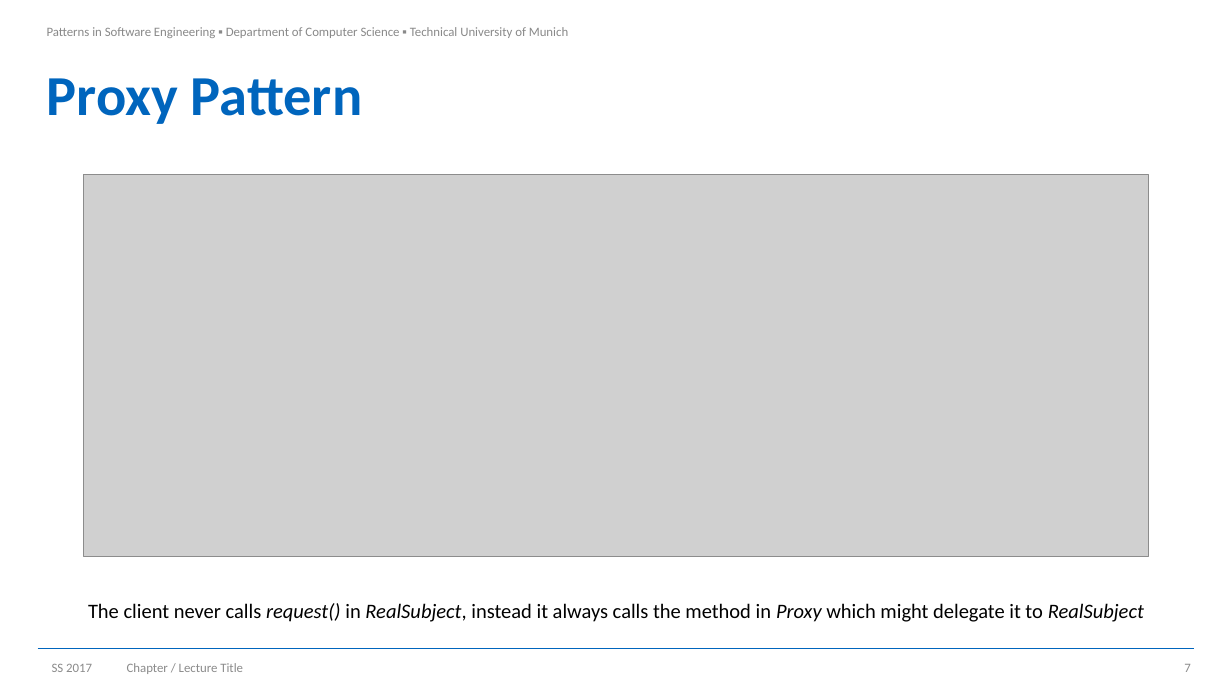
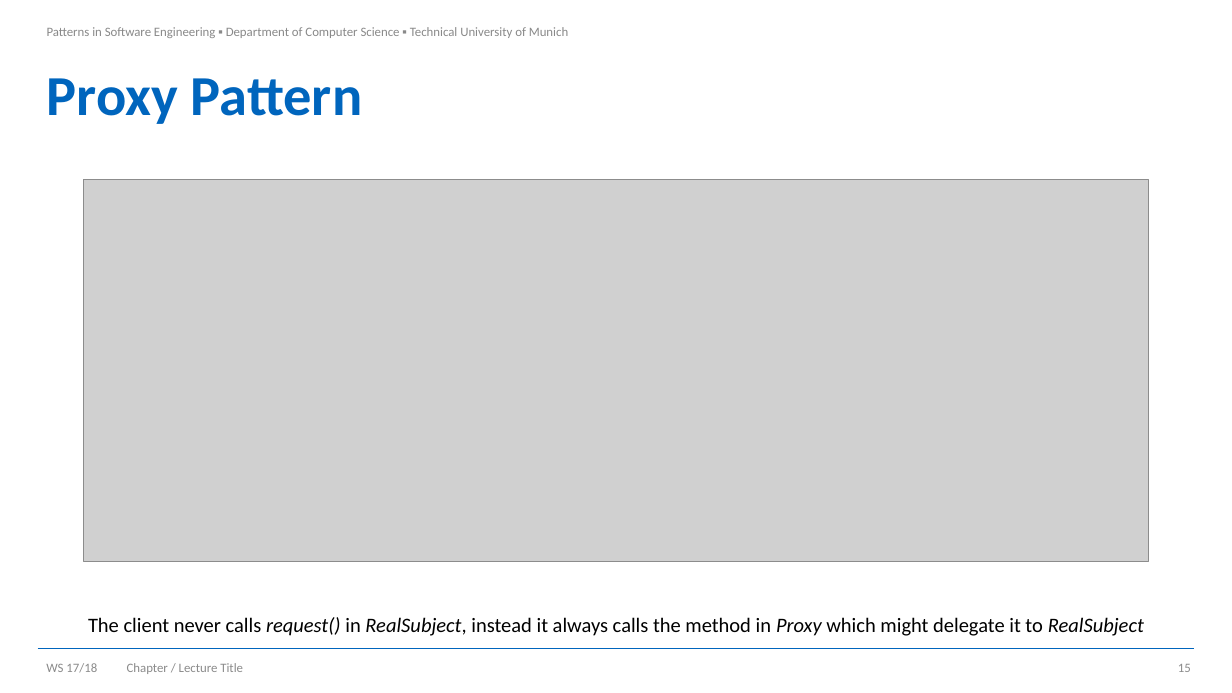
Before and after one commit to Brucknem-TUMProjects/pattern-in-software-engineering-summary, a slide deck: slide 15 of Record_cards/cards.pptx (slide 7 before the commit). Drawn at 1232x693 pixels with LibreOffice and Linux fonts; fonts in the diff are those of the drawing; grey boxes stand for pictures; background and template pictures are left out. Boxes give left, top, right and bottom in pixels: in the first picture for what was removed or moved away, otherwise in the second. Text is boxed around its words. In the diff, an @@ line names an element or a change of style, - is before the commit and + after.

```diff
--- a/Record_cards/cards.pptx
+++ b/Record_cards/cards.pptx
@@ picture: place and size @@
-picture at bbox=[84, 175, 1149, 556]
+picture at bbox=[84, 179, 1149, 561]
@@ text "The client never calls request() ...": place and size @@
-text "The client never calls request() ..." at bbox=[88, 603, 1144, 622]
+text "The client never calls request() ..." at bbox=[88, 617, 1144, 636]
@@ text at bbox=[46, 663, 97, 673]: text changed @@
-SS 2017
+WS 17/18
@@ page number at bbox=[1178, 664, 1191, 672]: text changed @@
-7
+15
```
Also in this commit, not shown: 11 other slides changed, 89 slides added, 16 other files.
